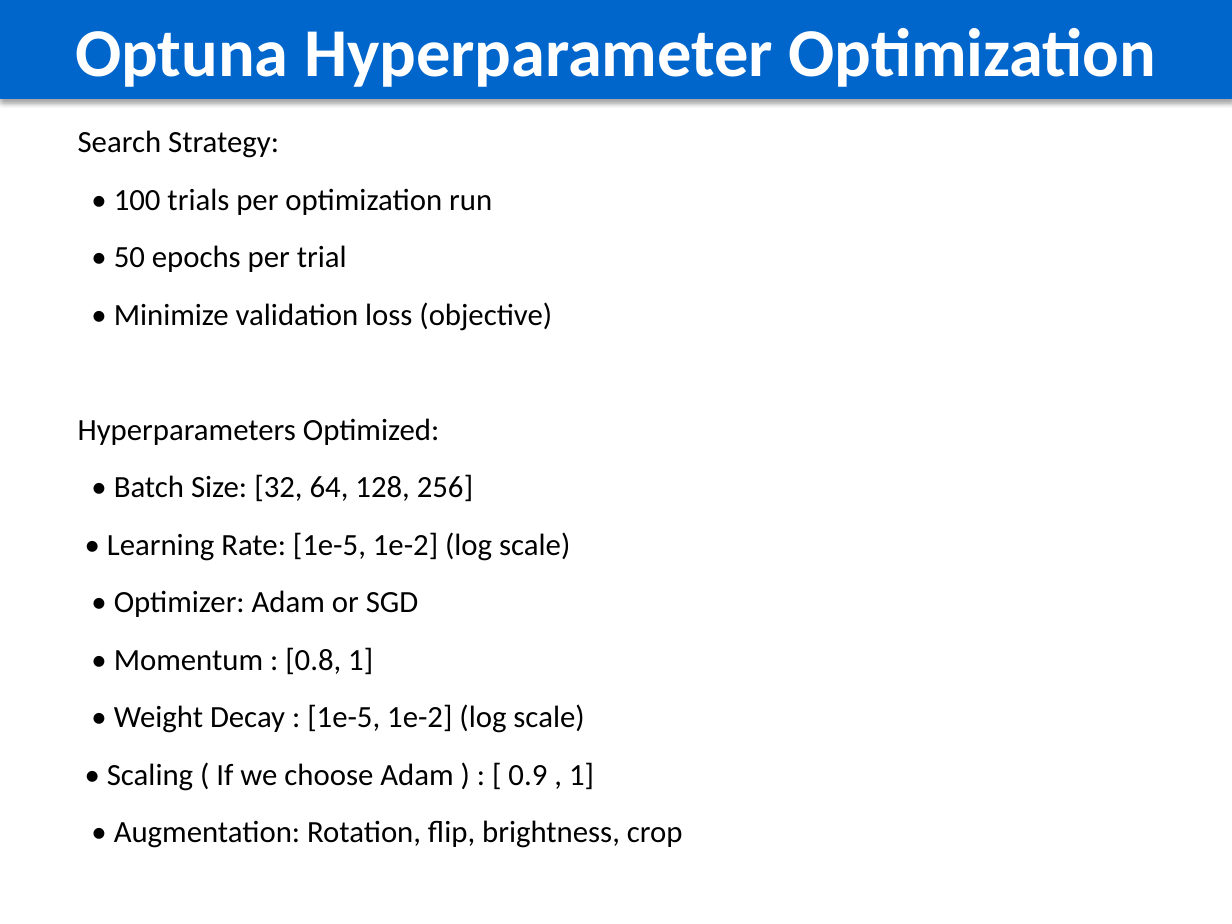
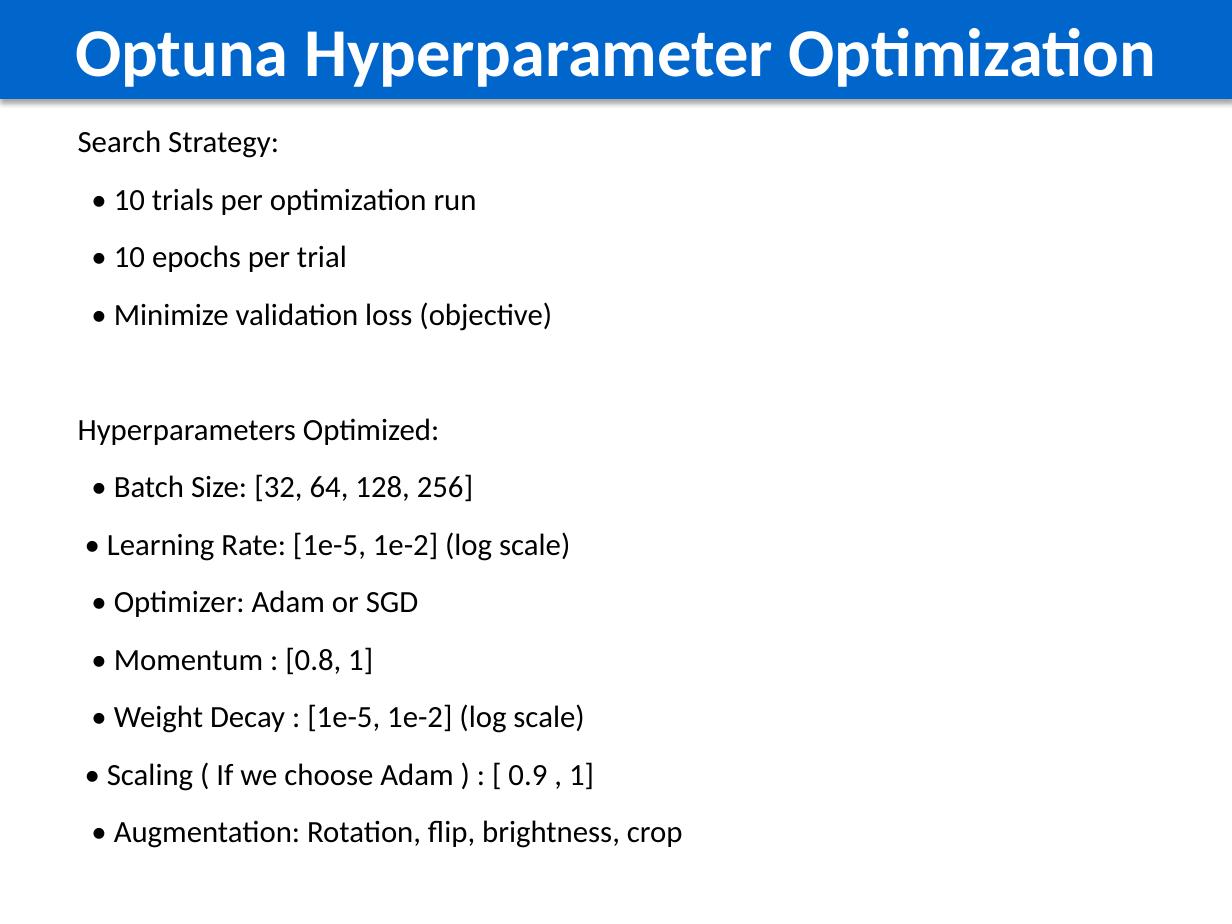
Before and after one commit to Bernardo1205/Deep-Learning, a slide deck: slide 16 of src/assignment-2/CNN/CNN_Classification_Report.pptx (slide 9 before the commit). Drawn at 1232x924 pixels with LibreOffice and Linux fonts; fonts in the diff are those of the drawing. Boxes give left, top, right and bottom in pixels: in the first picture for what was removed or moved away, otherwise in the second. Text is boxed around its words. In the diff, an @@ line names an element or a change of style, - is before the commit and + after.

```diff
--- a/src/assignment-2/CNN/CNN_Classification_Report.pptx
+++ b/src/assignment-2/CNN/CNN_Classification_Report.pptx
@@ text at (x1=114, y1=188, x2=477, y2=272): text changed @@
-• 100 trials per optimization run
-• 50 epochs per trial
+• 10 trials per optimization run
+• 10 epochs per trial
```
Also in this commit, not shown: 6 other slides changed, 8 slides added, 4 slides removed.
